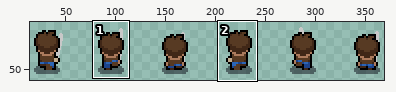
Two versions of one sprite sheet, src/img/actors/hero/walkUp-sword.png. Above, an overview of the earlier version with the close-up marked.
Close-up. The starting point:
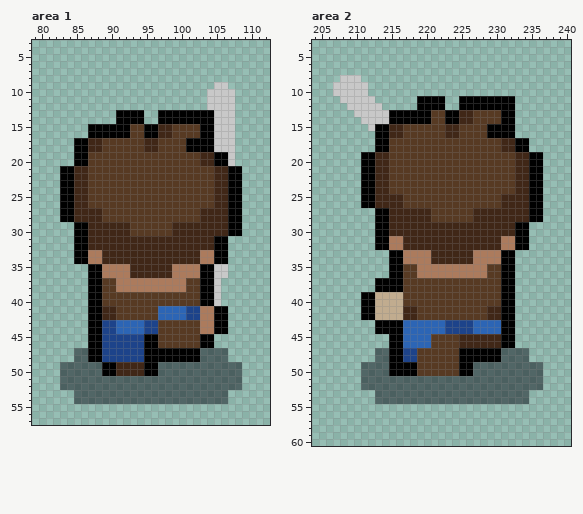
The file is 384x64 pixels. Shown: area 1: x 79..112, y 3..57; area 2: x 204..240, y 3..60. The wide view leaves out empty margins. The commit also changed other parts of the picture, which this record leaves out.
The same view after the edit:
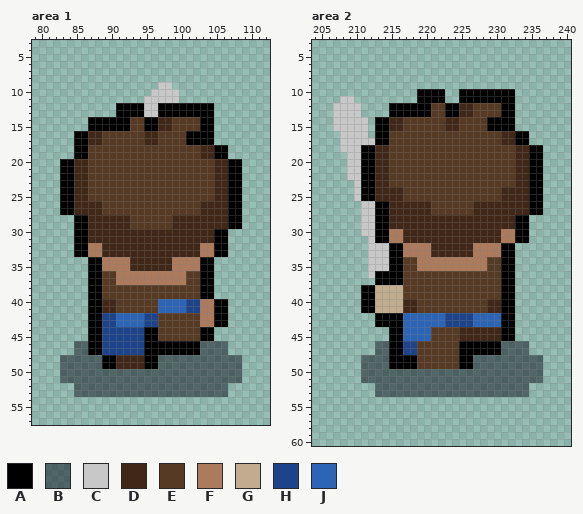
Palette (. is transparent): A #000000  B #0c0e1980  C #c8c8c8  D #402717  E #573a23  F #ac7b5d  G #c1ac8f  H #1d438a  J #2c65b5
Edits made:
Area 1:
y 9: x 97..98 .. -> CC; x 105..106 CC -> ..
y 10: x 96..99 .... -> CCCC; x 104..107 CCCC -> ....
y 11: x 95..99 ..... -> CCCCC; x 104..107 CCCC -> ....
y 12: x 91..107 .............CCCC -> AAAACCAAAAAAAA...
y 13: x 95..96 .. -> CC; x 105..107 CCC -> ...
y 14: x 87..90 .... -> AAAA; x 93..102 AA..AAAAAA -> EEAADDEEEE; x 105..107 CCC -> ...
y 15: x 105..107 CCC -> ...
y 16: x 85..92 ..AAAAAA -> AADDEEEE; x 95..98 AADD -> DDEE; x 101..102 EE -> AA; x 105..107 CCC -> ...
y 17: x 105..107 CCC -> ...
y 18: x 87..88 DD -> EE; x 95..96 DD -> EE; x 101..107 AAAACCC -> EEDDAA.
y 19: x 107 C -> .
y 20: x 83..86 ..AA -> AADD; x 103..108 DDAAC. -> EEDDAA
y 26: x 87..88 EE -> DD; x 103..104 EE -> DD
y 28: x 83..86 AADD -> ..AA; x 89..92 EEEE -> DDDD; x 99..102 EEEE -> DDDD
y 30: x 93..98 EEEEEE -> DDDDDD; x 105..108 DDAA -> AA..
y 32: x 87..88 DD -> FF; x 103..104 DD -> FF
y 34: x 85..92 AAFFDDDD -> ..AAFFFF; x 99..106 DDDDFFAA -> FFFFAA..
y 35: x 105..106 CC -> ..
y 36: x 89..90 FF -> EE; x 93..98 DDDDDD -> FFFFFF; x 101..102 FF -> EE; x 105..106 CC -> ..
y 37: x 105 C -> .
y 38: x 91..100 FFFFFFFFFF -> EEEEEEEEEE; x 105 C -> .
y 39: x 105 C -> .
y 40: x 89..90 EE -> DD; x 97..106 EEEEEEAAC. -> JJJJHHFFAA
y 42: x 89..102 DDEEEEEEJJJJHH -> HHJJJJHHEEEEEE
y 44: x 91..96 JJJJHH -> HHHHAA; x 103..106 FFAA -> AA..
y 46: x 85..86 .. -> BB; x 97..106 EEEEEEAA.. -> AAAAAABBBB
y 48: x 83..84 .. -> BB; x 87..94 AAHHHHHH -> BBAADDDD; x 97..102 AAAAAA -> BBBBBB; x 107..108 .. -> BB
y 50: x 89..96 AADDDDAA -> BBBBBBBB
y 52: x 83..84 BB -> ..; x 107..108 BB -> ..
y 54: x 85..106 BBBBBBBBBBBBBBBBBBBBBB -> ......................
Area 2:
y 8: x 208..210 CCC -> ...
y 9: x 207..211 CCCCC -> .....
y 10: x 207..211 CCCCC -> .....; x 219..222 .... -> AAAA; x 225..232 ........ -> AAAAAAAA
y 11: x 210..212 CCC -> ...
y 12: x 207..208 .. -> CC; x 211..213 CCC -> ...; x 215..218 .... -> AAAA; x 221..230 AA..AAAAAA -> EEAADDEEEE
y 13: x 207..209 ... -> CCC; x 211..214 CCCC -> ....
y 14: x 207..210 .... -> CCCC; x 212..220 CCCAAAAAA -> .AADDEEEE; x 223..226 AADD -> DDEE; x 229..230 EE -> AA
y 15: x 207..212 .....C -> CCCCC.
y 16: x 208..211 .... -> CCCC; x 215..216 DD -> EE; x 223..224 DD -> EE; x 229..234 AAAA.. -> EEDDAA
y 17: x 208..212 ..... -> CCCCC
y 18: x 208..214 .....AA -> CCCAADD; x 231..236 DDAA.. -> EEDDAA
y 19..22: x 209..210 .. -> CC
y 23: x 210 . -> C
y 24: x 210 . -> C; x 215..216 EE -> DD; x 231..232 EE -> DD
y 25: x 210 . -> C
y 26: x 211..214 AADD -> CCAA; x 217..220 EEEE -> DDDD; x 227..230 EEEE -> DDDD
y 27: x 211..212 .. -> CC
y 28: x 211..212 .. -> CC; x 221..226 EEEEEE -> DDDDDD; x 233..236 DDAA -> AA..
y 29: x 211..212 .. -> CC
y 30: x 211..212 .. -> CC; x 215..216 DD -> FF; x 231..232 DD -> FF
y 31: x 212 . -> C
y 32: x 212..220 .AAFFDDDD -> CCCAAFFFF; x 227..234 DDDDFFAA -> FFFFAA..
y 33: x 212..214 ... -> CCC
y 34: x 212..214 ... -> CCC; x 217..218 FF -> EE; x 221..226 DDDDDD -> FFFFFF; x 229..230 FF -> EE
y 35: x 212..214 ... -> CCC
y 36: x 212..214 ... -> CAA; x 219..228 FFFFFFFFFF -> EEEEEEEEEE
y 38: x 211..216 ..AAAA -> AAGGGG
y 40: x 217..218 EE -> DD; x 229..230 EE -> DD
y 42: x 211..230 AAGGGGDDEEEEEEEEEEDD -> ..AAAAJJJJJJHHHHJJJJ
y 44: x 213..214 AA -> ..; x 221..230 JJHHHHJJJJ -> EEEEDDDDDD
y 46: x 213..214 .. -> BB; x 217..220 JJJJ -> HHEE; x 225..234 DDDDDDAA.. -> AAAAAABBBB
y 48: x 211..212 .. -> BB; x 217..218 HH -> AA; x 227..230 AAAA -> BBBB; x 235..236 .. -> BB
y 50: x 215..226 AAAAEEEEEEAA -> BBBBBBBBBBBB
y 52: x 211..212 BB -> ..; x 235..236 BB -> ..
y 54: x 213..234 BBBBBBBBBBBBBBBBBBBBBB -> ......................
